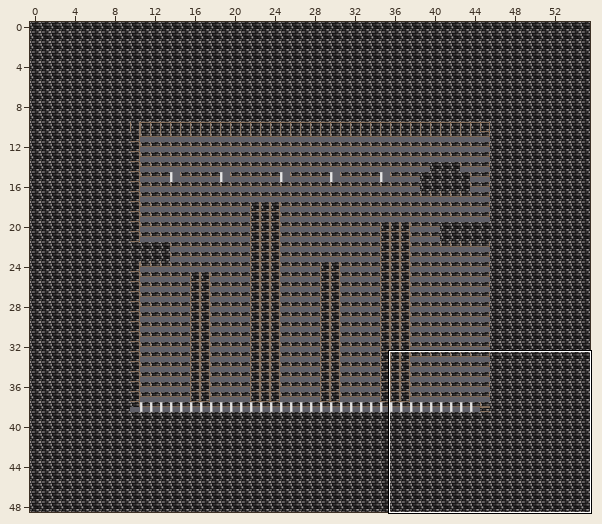
One commit to this Tiled map: naomi/assets/data/test_map4.tmx. Above, an overview of the earlier version with the close-up marked.
Close-up. As it was:
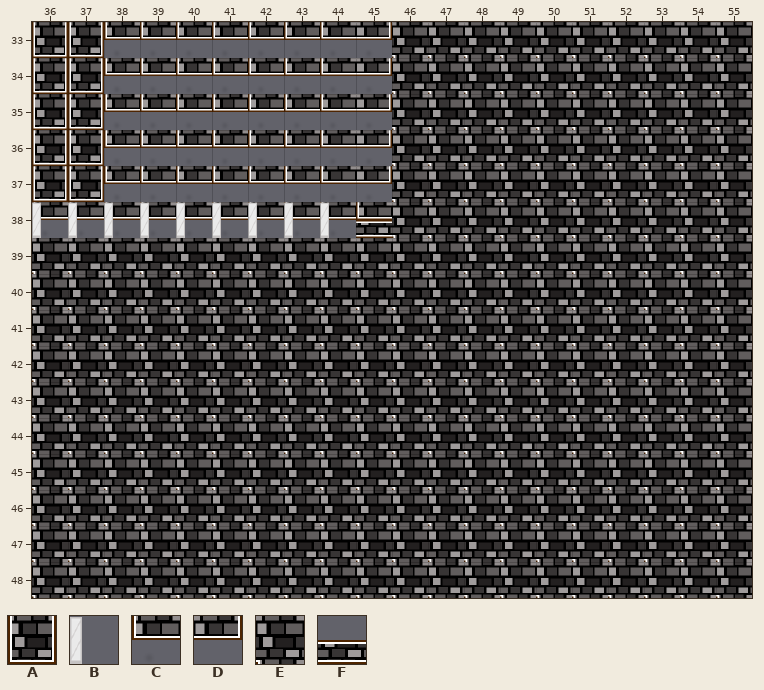
Cells are 64x64 px. Shown: x 36..55, y 33..48. The commit also changed other parts of the map, which this record leaves out.
Key: from "brick_tiles": A 5, B 8, C 11, D 13, E 14, F 28.
_ is an empty cell, # one hidden under a higher layer.
Layer "fundo" before, first column x 36:
33 ##CCCCCCCCEEEEEEEEEE
34 ##CCCCCCCCEEEEEEEEEE
35 ##CCCCCCCCEEEEEEEEEE
36 ##CCCCCCCCEEEEEEEEEE
37 ##CCCCCCCCEEEEEEEEEE
38 CCCCCCCCCCEEEEEEEEEE
39 EEEEEEEEEEEEEEEEEEEE
40 EEEEEEEEEEEEEEEEEEEE
41 EEEEEEEEEEEEEEEEEEEE
42 EEEEEEEEEEEEEEEEEEEE
43 EEEEEEEEEEEEEEEEEEEE
44 EEEEEEEEEEEEEEEEEEEE
45 EEEEEEEEEEEEEEEEEEEE
46 EEEEEEEEEEEEEEEEEEEE
47 EEEEEEEEEEEEEEEEEEEE
48 EEEEEEEEEEEEEEEEEEEE
Layer "colinas" before, first column x 36:
33 AA_______D__________
34 AA_______D__________
35 AA_______D__________
36 AA_______D__________
37 AA_______D__________
38 BBBBBBBBBF__________
39 ____________________
40 ____________________
41 ____________________
42 ____________________
43 ____________________
44 ____________________
45 ____________________
46 ____________________
47 ____________________
48 ____________________
Now the later version:
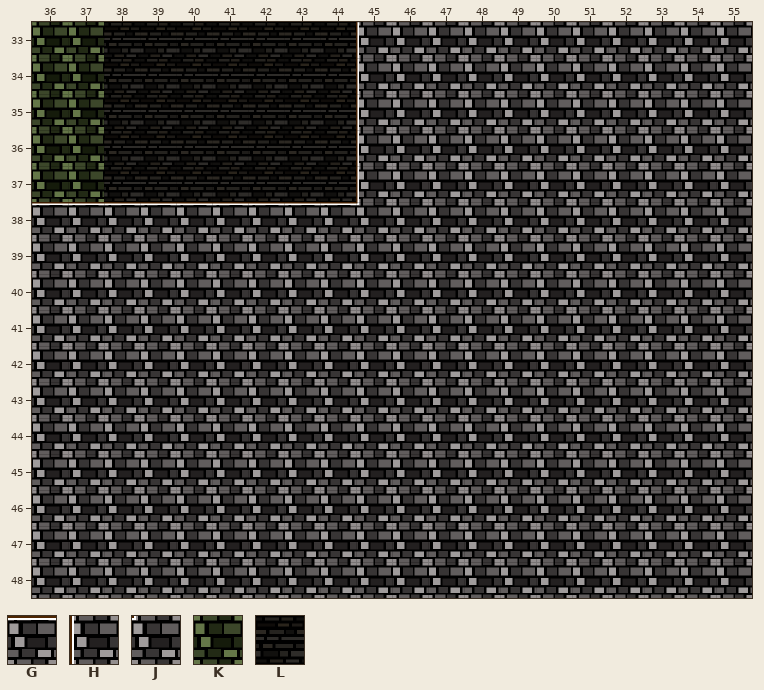
Further tiles: from "brick_tiles": G 21, H 29, J 50, K 54, L 55.
From old to new:
Layer "fundo":
Tile C gives way to one hidden under a higher layer in rows 33 to 37 at x 45; in row 38 at x 36 to 45.
The author changed tile C to tile L in rows 33 to 37 at x 38 to 44.
Layer "colinas":
The author changed tile B to tile G in row 38 at x 36 to 44.
The author changed tile D to tile H in rows 33 to 37 at x 45.
The author changed tile F to tile J in row 38 at x 45.
The author changed tile A to tile K in rows 33 to 37 at x 36 to 37.
Changed places in both close-ups, as pixel boxes (x1, y1, x2, y2):
changed: (32, 22, 392, 238)
